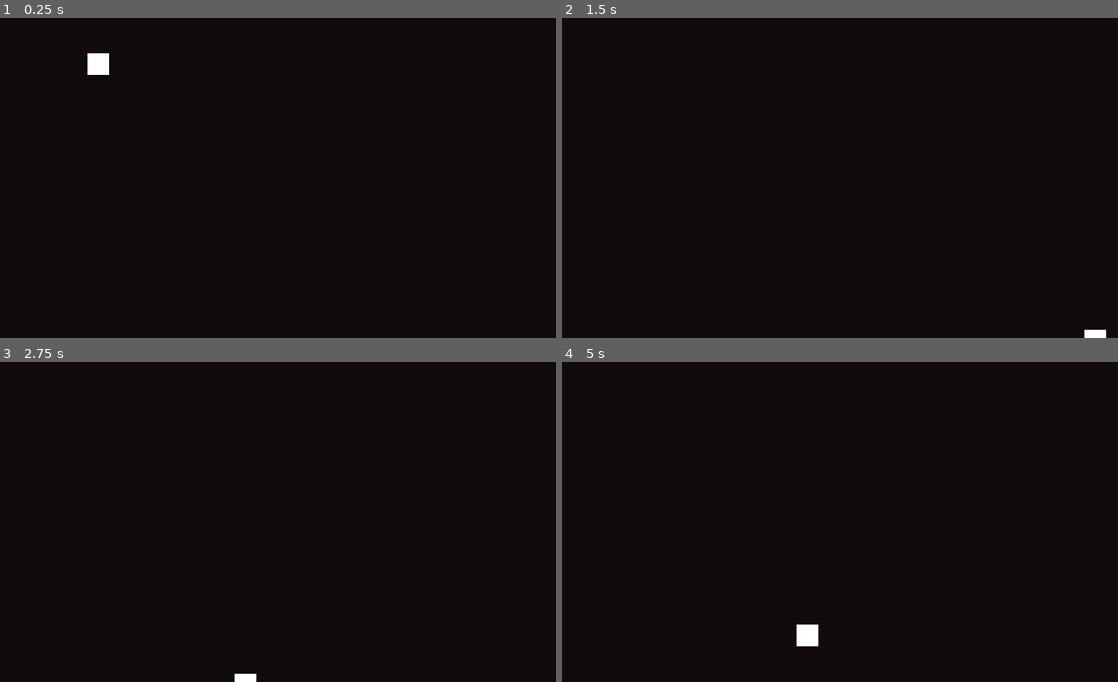
Above: before the commit, frames 1-4 (two rows, left to right).
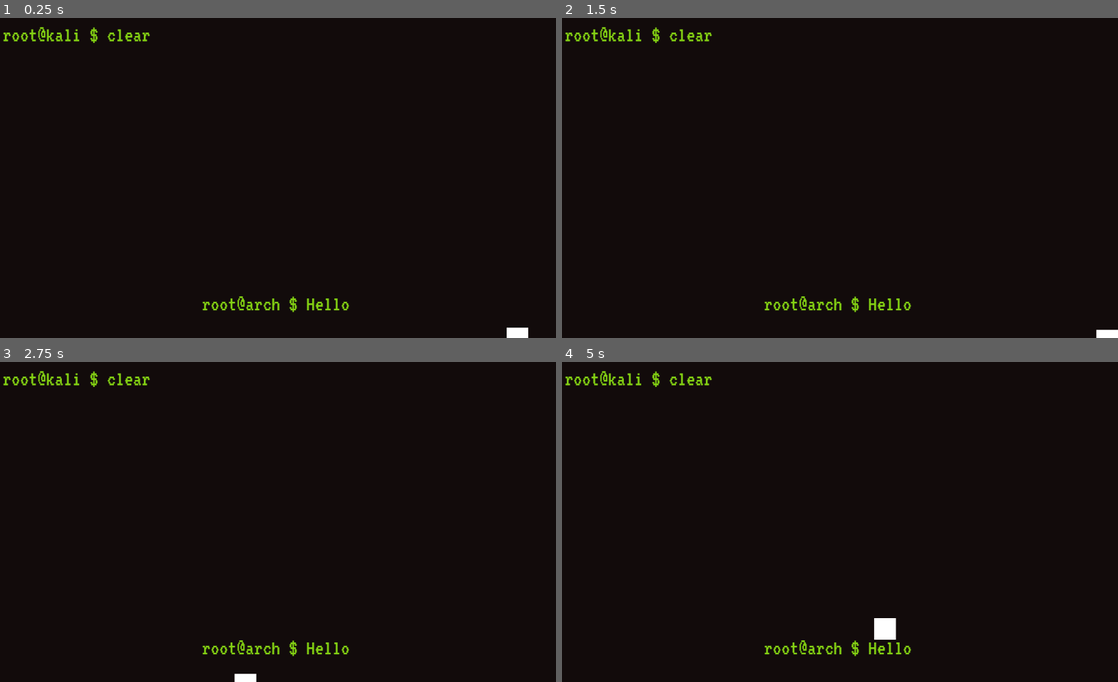
Above: after the commit, the same moments.

Repository: zsaquarian/wowie-3.0-game
Game: Godot game, scene res://levels/Level1.tscn
The game is run twice, just before and just after one commit, with the same random seed, the same clock (stepped at 60 frames per second) and the same inputs. Before the commit the project starts from res://Main.tscn.
Inputs:
- Up to frame 1 (0.25 s): no input
- Up to frame 2 (1.5 s): hold Right (right) from 0.53 s (still down); tap Space (jump) at 0.77 s
- Up to frame 3 (2.75 s): tap Space (jump) at 1.52 s; tap Enter at 2 s; release Right (right) at 2.03 s; hold Left (left) from 2.03 s (still down)
- Up to frame 4 (5 s): release Left (left) at 2.78 s; hold Right (right) 2.78-4.28 s; tap Space (jump) at 3.02, 3.77, 4.25, 4.52 s; hold Left (left) from 4.28 s (still down)

The runs differ from the first frame. In frame 1, 1.3% of the frame differs, in the area x 0-95%, y 2-100%; in frame 2, 1.0%; in frame 3, 0.9%; in frame 4, 1.4%, in the area x 0-63%, y 2-92%.

Commit message:
:sparkles: Added level support
Implemented the way that levels should work

Diff:
--- /dev/null
+++ b/EndLevel.gd
@@ -0,0 +1,10 @@
+extends Area2D
+
+export (String, FILE, "*.tscn") var next_world
+
+func _physics_process(_delta):
+	var bodies = get_overlapping_bodies()
+
+	for body in bodies:
+		if body.name == "Player":
+			get_tree().change_scene(next_world)
--- /dev/null
+++ b/EndLevel.tscn
@@ -0,0 +1,23 @@
+[gd_scene load_steps=4 format=2]
+
+[ext_resource path="res://TerminalText.tscn" type="PackedScene" id=1]
+[ext_resource path="res://EndLevel.gd" type="Script" id=2]
+
+[sub_resource type="RectangleShape2D" id=1]
+extents = Vector2( 135.885, 20.9792 )
+
+[node name="EndLevel" type="Area2D"]
+script = ExtResource( 2 )
+
+[node name="TerminalText" parent="." instance=ExtResource( 1 )]
+text = "clear"
+prompt = true
+prompt_string = "root@kali $"
+
+[node name="CollisionShape2D" parent="TerminalText" index="0"]
+one_way_collision = true
+
+[node name="CollisionShape2D" type="CollisionShape2D" parent="."]
+shape = SubResource( 1 )
+
+[editable path="TerminalText"]
--- a/Main.tscn
+++ b/Main.tscn
@@ -11,7 +11,7 @@
 [node name="Main" type="Node2D"]
 
 [node name="Player" parent="." instance=ExtResource( 1 )]
-position = Vector2( 181.493, 33.9958 )
+position = Vector2( 953.03, 541.235 )
 
 [node name="Floor" type="Node2D" parent="."]
 
@@ -32,5 +32,3 @@
 [node name="CollisionShape2D" type="CollisionShape2D" parent="Floor/LeftWall"]
 position = Vector2( -85.5978, 299.531 )
 shape = SubResource( 3 )
-
-[node name="Level" type="Node2D" parent="."]
--- a/TerminalText.gd
+++ b/TerminalText.gd
@@ -1,6 +1,8 @@
 extends StaticBody2D
 
 export var text = ""
+export var prompt: bool
+export var prompt_string: String
 onready var label = $Label
 onready var collision = $CollisionShape2D
 var font = DynamicFont.new()
@@ -11,12 +13,12 @@
 	label.set("custom_fonts/font", font)
 
 func _process(_delta):
-	if label.text != text:
+	if label.text != text_with_prompt():
 		update_label()
 
 func update_label():
-	label.text = text
-	var size = font.get_string_size(text)
+	label.text = text_with_prompt()
+	var size = font.get_string_size(text_with_prompt())
 	label.rect_size.x = size.x
 	label.rect_size.y = size.y - 10
 
@@ -24,3 +26,6 @@
 	label.rect_position.y = -size.y / 2 - 5
 
 	collision.shape.set_extents(Vector2(size.x / 2, size.y / 2))
+
+func text_with_prompt():
+	return prompt_string + " " + text if prompt else text
--- a/levels/Level1.tscn
+++ b/levels/Level1.tscn
@@ -1,3 +1,37 @@
-[gd_scene format=2]
+[gd_scene load_steps=4 format=2]
+
+[ext_resource path="res://TerminalText.tscn" type="PackedScene" id=1]
+[ext_resource path="res://Main.tscn" type="PackedScene" id=2]
+[ext_resource path="res://EndLevel.tscn" type="PackedScene" id=3]
 
 [node name="Level1" type="Node2D"]
+
+[node name="TerminalText" parent="." instance=ExtResource( 1 )]
+position = Vector2( 507.897, 541.801 )
+text = "Hello"
+prompt = true
+prompt_string = "root@arch $"
+
+[node name="TerminalText2" parent="." instance=ExtResource( 1 )]
+position = Vector2( 177.515, 436.29 )
+
+[node name="TerminalText4" parent="." instance=ExtResource( 1 )]
+position = Vector2( 298.677, 179.711 )
+
+[node name="TerminalText7" parent="." instance=ExtResource( 1 )]
+position = Vector2( 230.969, 129.82 )
+
+[node name="TerminalText5" parent="." instance=ExtResource( 1 )]
+position = Vector2( 473.293, 261.674 )
+
+[node name="TerminalText6" parent="." instance=ExtResource( 1 )]
+position = Vector2( 298.677, 347.2 )
+
+[node name="TerminalText3" parent="." instance=ExtResource( 1 )]
+position = Vector2( 344.488, 496.683 )
+
+[node name="Main" parent="." instance=ExtResource( 2 )]
+
+[node name="EndLevel" parent="." instance=ExtResource( 3 )]
+position = Vector2( 141.435, 45.0568 )
+next_world = "res://Main.tscn"
--- a/project.godot
+++ b/project.godot
@@ -16,7 +16,7 @@
 [application]
 
 config/name="Wowie 3 . 0"
-run/main_scene="res://Main.tscn"
+run/main_scene="res://levels/Level1.tscn"
 boot_splash/fullsize=false
 boot_splash/use_filter=false
 config/icon="res://icon.png"
Not shown, changed: README.md
